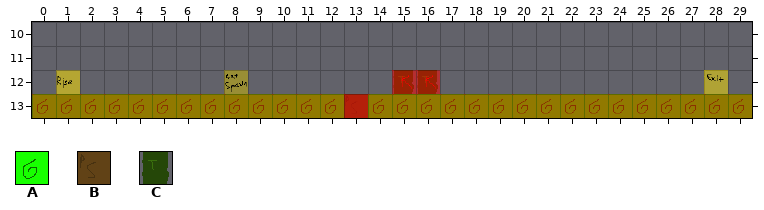
Two versions of a level (Tiled map (JSON), res/level/3.json). That is the earlier state.
Cells are 32x32 px. Shown: x 0..29, y 10..13. Tiles whose own drawing changed are shown in their newer look in all pictures.
Key: from "tileset": A 0, B 1, C 2.
_ is an empty cell.
Layers that did not change in this view are not listed.
Layer "level" before, first column x 0:
10 ______________________________
11 ______________________________
12 _______________CC_____________
13 AAAAAAAAAAAAABAAAAAAAAAAAAAAAA
After:
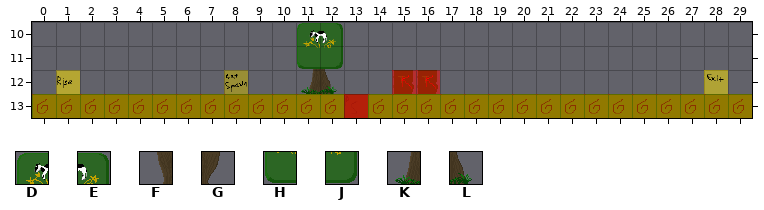
Further tiles: from "tileset": D 349, E 350, F 353, G 354, H 369, J 370, K 373, L 374.
Diff:
Layer "level":
The edit adds tile F in row 11 at x 11.
The edit adds tile G in row 11 at x 12.
Layer "detail":
The edit adds tile D in row 10 at x 11.
The edit adds tile E in row 10 at x 12.
The edit adds tile H in row 11 at x 11.
The edit adds tile J in row 11 at x 12.
The edit adds tile K in row 12 at x 11.
The edit adds tile L in row 12 at x 12.
Changed places in both pictures, as pixel boxes (x1, y1, x2, y2):
added: (297, 23, 343, 94)
